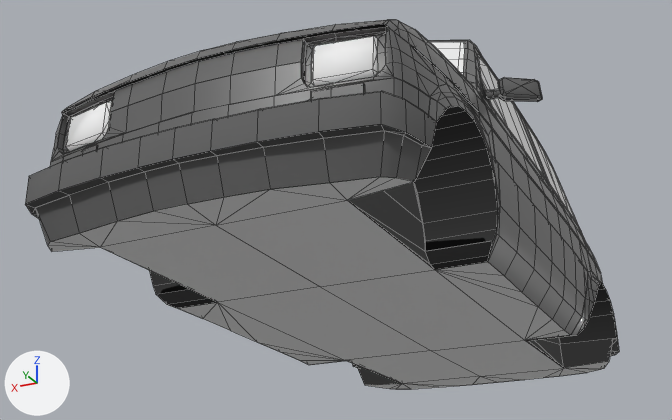
The Blender file Art/Vehicles/126p.blend as it was, and as the next commit left it.
The view is the same before and after, from a 50 mm camera at (-1.44, 3.33, -1.29) aimed at (0.21, 0.03, 0.19). The lights are fixed; the arrows at lower left show +X, +Y and +Z. The older version comes first. Mesh edges are drawn as thin lines.

In view in the first picture: 'car'.
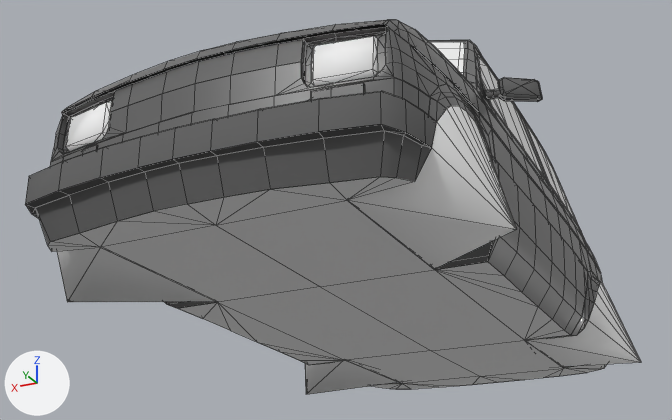
What differs and where, as boxes [x1, y1, x2, y2] in the pictures (672 x 420 px):
'car', reshaped: before [25, 20, 619, 389]; after [25, 20, 641, 395]
part 1 of me_plane, added: after [348, 106, 516, 269]
part 2 of me_plane, added: after [57, 247, 217, 302]
part 3 of me_plane, added: after [526, 282, 641, 367]
part 4 of me_plane, added: after [305, 361, 399, 395]
part 5 of me_plane, recoloured: before [149, 106, 617, 385]; after [165, 200, 574, 384]

What changed in the scene script:
```text
Add mat_thrusterinside:
    mat_thrusterinside = principled_material('thrusterinside')
    mat_thrusterinside.base_color = (0.124, 0.124, 0.124)  # dark grey #636363
Add mat_thruster:
    mat_thruster = principled_material('thruster')
    mat_thruster.base_color = (1.0, 1.0, 1.0)  # white #ffffff
Change me_plane:
    used by ob_car; location = (0.0, 0.0, 0.0)
    remove me_plane.from_pydata(...)  # 2774 vertices, 1892 faces, 2 loose edges; spans x -0.78..0.72, y -1.59..1.45, z -0.33..0.79
    add me_plane.from_pydata(...)  # 2850 vertices, 1958 faces, 3 loose edges; spans x -0.83..0.83, y -1.59..1.45, z -0.38..0.79
    me_plane part 1: a new loose piece of 16 vertices spanning x -0.81..-0.42, y 0.56..1.22, z -0.37..0.02, in mat_thruster (white #ffffff)
    me_plane part 2: a new loose piece of 16 vertices spanning x 0.42..0.81, y 0.56..1.22, z -0.37..0.02, in mat_thruster (white #ffffff)
    me_plane part 3: a new loose piece of 13 vertices spanning x -0.83..-0.34, y -1.18..-0.5, z -0.38..-0.02, in mat_thruster (white #ffffff)
    me_plane part 4: a new loose piece of 13 vertices spanning x 0.34..0.83, y -1.18..-0.5, z -0.38..-0.02, in mat_thruster (white #ffffff)
    me_plane part 5: 106 faces spanning x -0.72..0.72, y -1.18..1.22, z -0.33..0.02 switch from mat_plainnothing to mat_thrusterinside (dark grey #636363)
    other edits to the shape of me_plane do not show in these pictures
    add me_plane.materials.append(mat_thruster)  # white #ffffff
```
